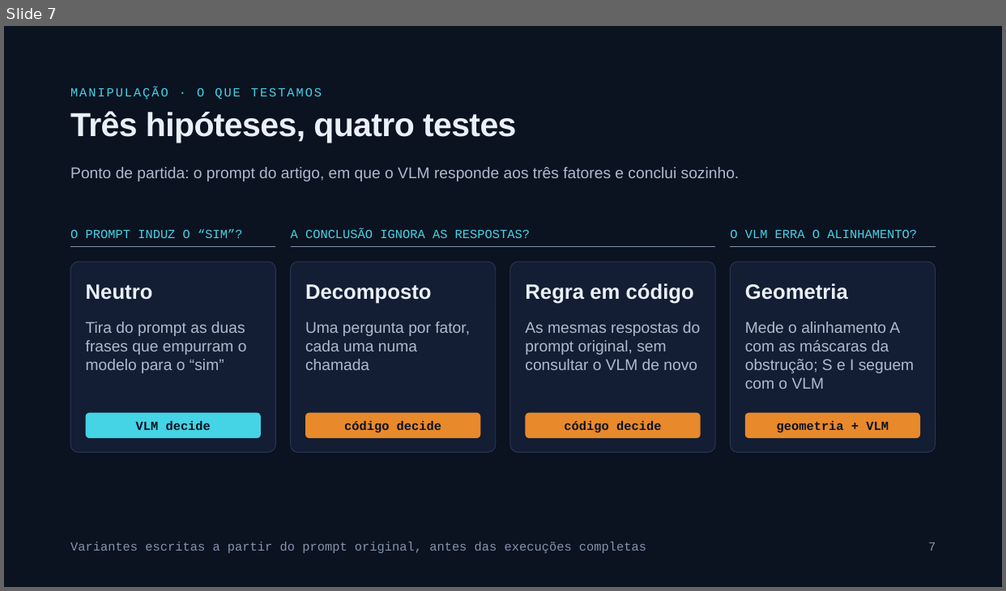
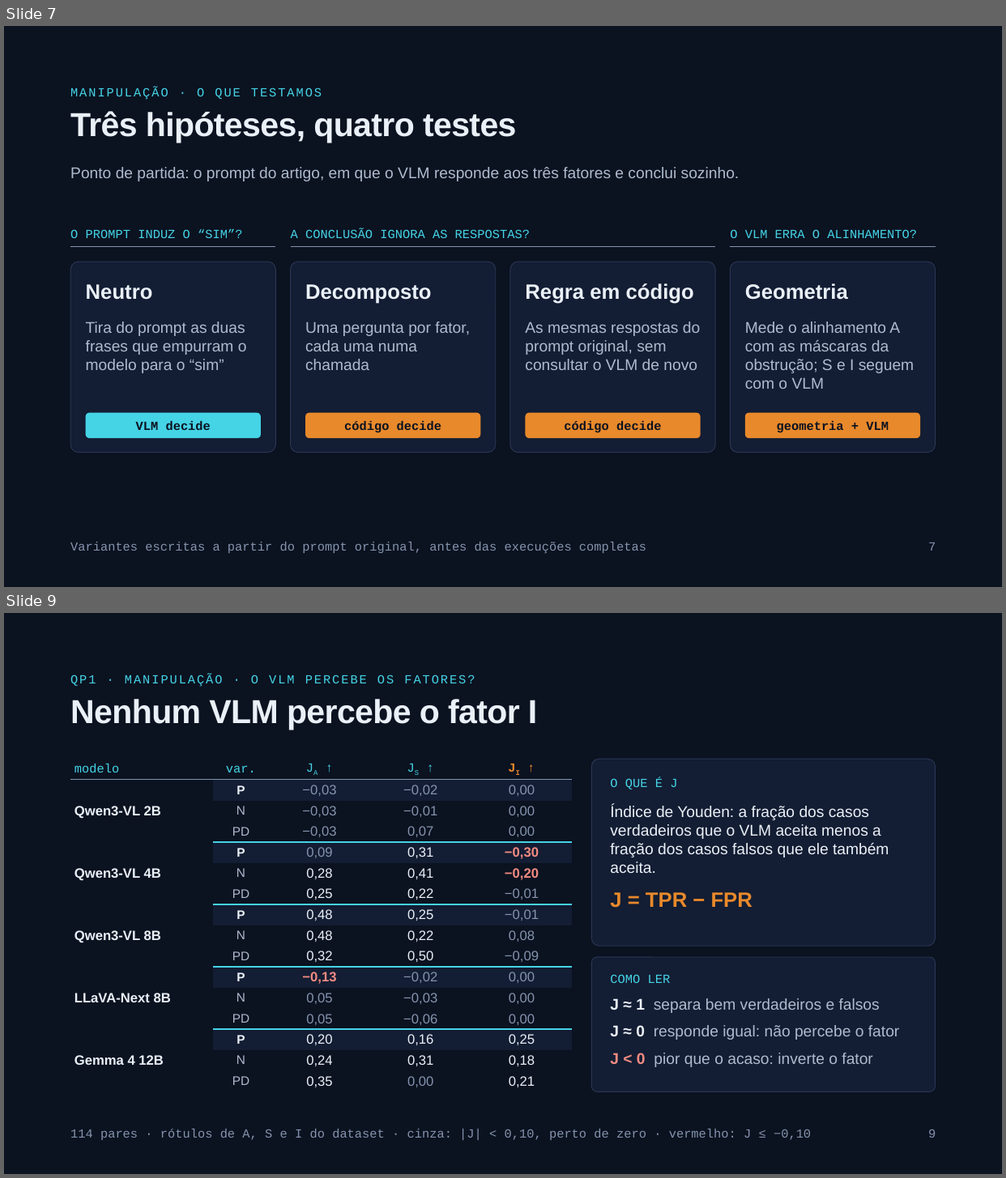
Before and after one commit to lucascouri2/viddar_rep, a slide deck: report/apresentação/apresentacao.pptx. Shown one above the other, each under a label of ours: slide 7 before the commit, slides 7 and 9 after it; the slides between them are not shown. The pictures are 1006x591 and 1006x1178 pixels, drawn with LibreOffice and Linux fonts; fonts in the diff are those of the drawing. Boxes give left, top, right and bottom in pixels: in the first picture for what was removed or moved away, otherwise in the second. Text is boxed around its words. In the diff, an @@ line names an element or a change of style, - is before the commit and + after.

```diff
--- a/report/apresentação/apresentacao.pptx
+++ b/report/apresentação/apresentacao.pptx
@@ slide 9 added at <box>4,613,1002,1174</box>, background #0B1220 @@
@@ text added at <box>70,674,475,687</box>, 12 pt, text #45D3E6 @@
+QP1 · MANIPULAÇÃO · O VLM PERCEBE OS FATORES?
@@ title added at <box>70,699,537,730</box>, 32 pt, text #EAF0F7, bold @@
+Nenhum VLM percebe o fator I
@@ table added at <box>70,759,572,1093</box>, 16 rows, 5 columns @@
+modelo | var. | JA ↑ | JS ↑ | JI ↑
+Qwen3-VL 2B | P | −0,03 | −0,02 | 0,00
+ | N | −0,03 | −0,01 | 0,00
+ | PD | −0,03 | 0,07 | 0,00
+Qwen3-VL 4B | P | 0,09 | 0,31 | −0,30
+ | N | 0,28 | 0,41 | −0,20
+ | PD | 0,25 | 0,22 | −0,01
+Qwen3-VL 8B | P | 0,48 | 0,25 | −0,01
+ | N | 0,48 | 0,22 | 0,08
+ | PD | 0,32 | 0,50 | −0,09
+LLaVA-Next 8B | P | −0,13 | −0,02 | 0,00
+ | N | 0,05 | −0,03 | 0,00
+ | PD | 0,05 | −0,06 | 0,00
+Gemma 4 12B | P | 0,20 | 0,16 | 0,25
+ | N | 0,24 | 0,31 | 0,18
+ | PD | 0,35 | 0,00 | 0,21
@@ rounded rectangle added at <box>592,759,936,946</box>, fill #131D33, outline #2A3654 0.75 pt @@
@@ text added at <box>610,778,677,790</box>, 12 pt, text #45D3E6 @@
+O QUE É J
@@ text added at <box>610,805,889,908</box>, 15 pt, text #EAF0F7 @@
+Índice de Youden: a fração dos casos verdadeiros que o VLM aceita menos a fração dos casos falsos que ele também aceita.
+J = TPR − FPR
@@ rounded rectangle added at <box>592,957,936,1093</box>, fill #131D33, outline #2A3654 0.75 pt @@
@@ text added at <box>610,974,671,983</box>, 12 pt, text #45D3E6 @@
+COMO LER
@@ text added at <box>610,999,899,1067</box>, 15 pt, text #AEBBCE @@
+J ≈ 1 separa bem verdadeiros e falsos
+J ≈ 0 responde igual: não percebe o fator
+J < 0 pior que o acaso: inverte o fator
@@ text added at <box>70,1129,811,1140</box>, 12 pt, text #8494AD @@
+114 pares · rótulos de A, S e I do dataset · cinza: |J| < 0,10, perto de zero · vermelho: J ≤ −0,10
@@ text added at <box>928,1130,936,1138</box>, 12 pt, text #8494AD @@
+9
```
Also in this commit, not shown: 7 slides changed, 1 other file.
